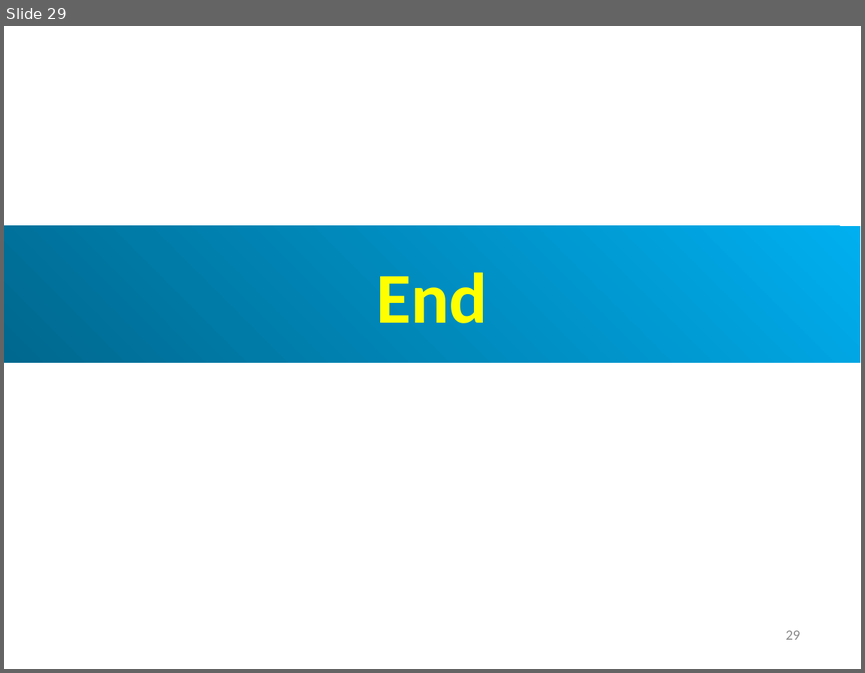
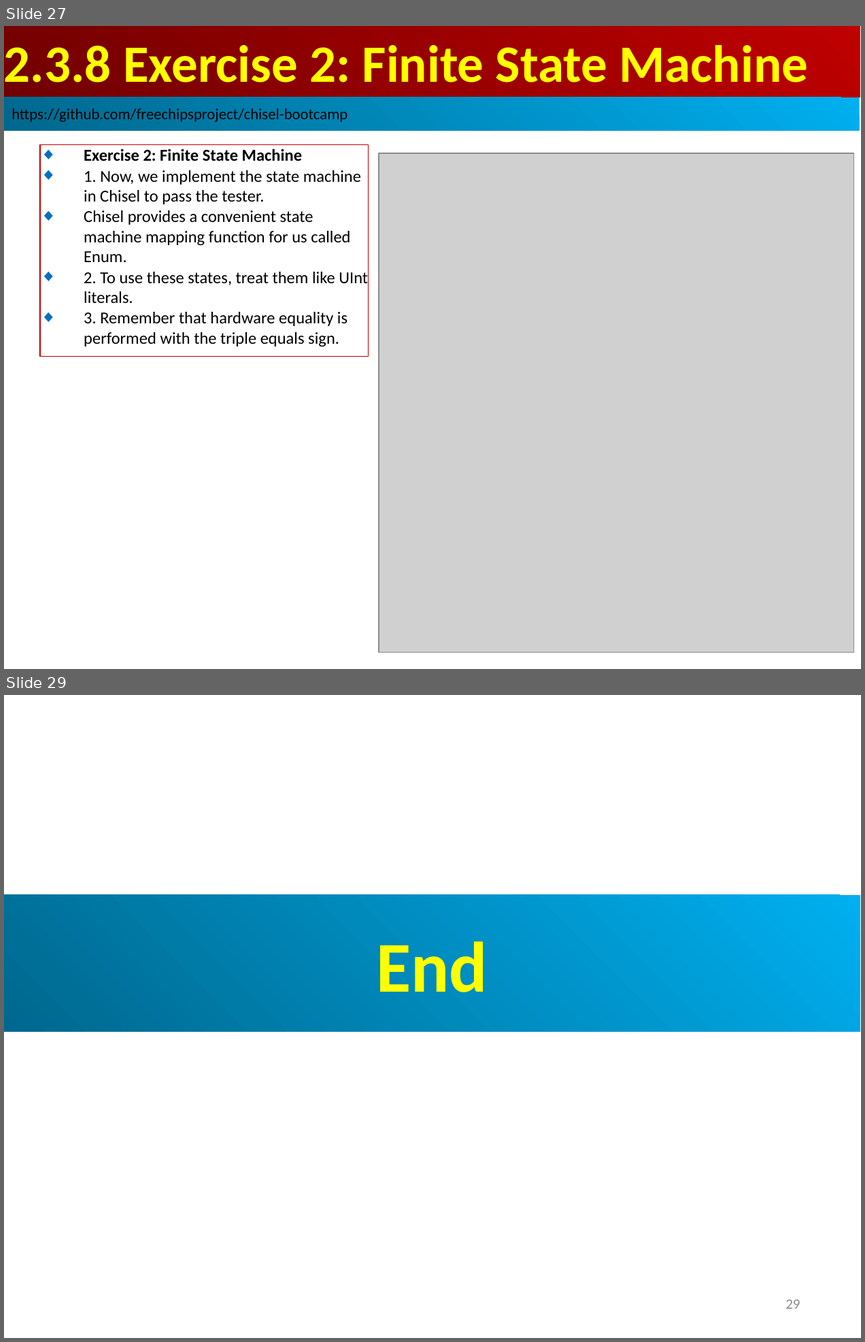
Before and after one commit to peterhchen/AIU_CS800_Chisel, a slide deck: 300_UCB_BC/002.3_Control_Flow/000_Video/002.3_Control_Flow.ppt. Shown one above the other, each under a label of ours: slide 29 before the commit, slides 27 and 29 after it; the slides between them are not shown. The pictures are 865x673 and 865x1342 pixels, drawn with LibreOffice and Linux fonts; fonts in the diff are those of the drawing; grey boxes stand for pictures. Boxes give left, top, right and bottom in pixels: in the first picture for what was removed or moved away, otherwise in the second. Text is boxed around its words. In the diff, an @@ line names an element or a change of style, - is before the commit and + after.

```diff
--- a/300_UCB_BC/002.3_Control_Flow/000_Video/002.3_Control_Flow.ppt
+++ b/300_UCB_BC/002.3_Control_Flow/000_Video/002.3_Control_Flow.ppt
@@ slide 27 added at box(4, 26, 861, 669), background #FFFFFF @@
@@ rectangle added at box(4, 26, 860, 97), fill gradient #BF0000 to #710000, 44 pt, text #FFFF00, bold @@
+2.3.8 Exercise 2: Finite State Machine
@@ rectangle added at box(4, 97, 859, 131), fill gradient #00AFEF to #00688E, 13 pt, text #000000 @@
+https://github.com/freechipsproject/chisel-bootcamp
@@ rectangle added at box(40, 144, 368, 356), outline #C00000 0.74 pt, 14 pt, text #000000 @@
+◆ Exercise 2: Finite State Machine
+◆ 1. Now, we implement the state machine in Chisel to pass the tester.
+◆ Chisel provides a convenient state machine mapping function for us called Enum.
+◆ 2. To use these states, treat them like UInt literals.
+◆ 3. Remember that hardware equality is performed with the triple equals sign.
@@ picture added at box(379, 152, 854, 652) @@
```
Also in this commit, not shown: 8 slides changed, 16 other slides added, 17 slides removed.
